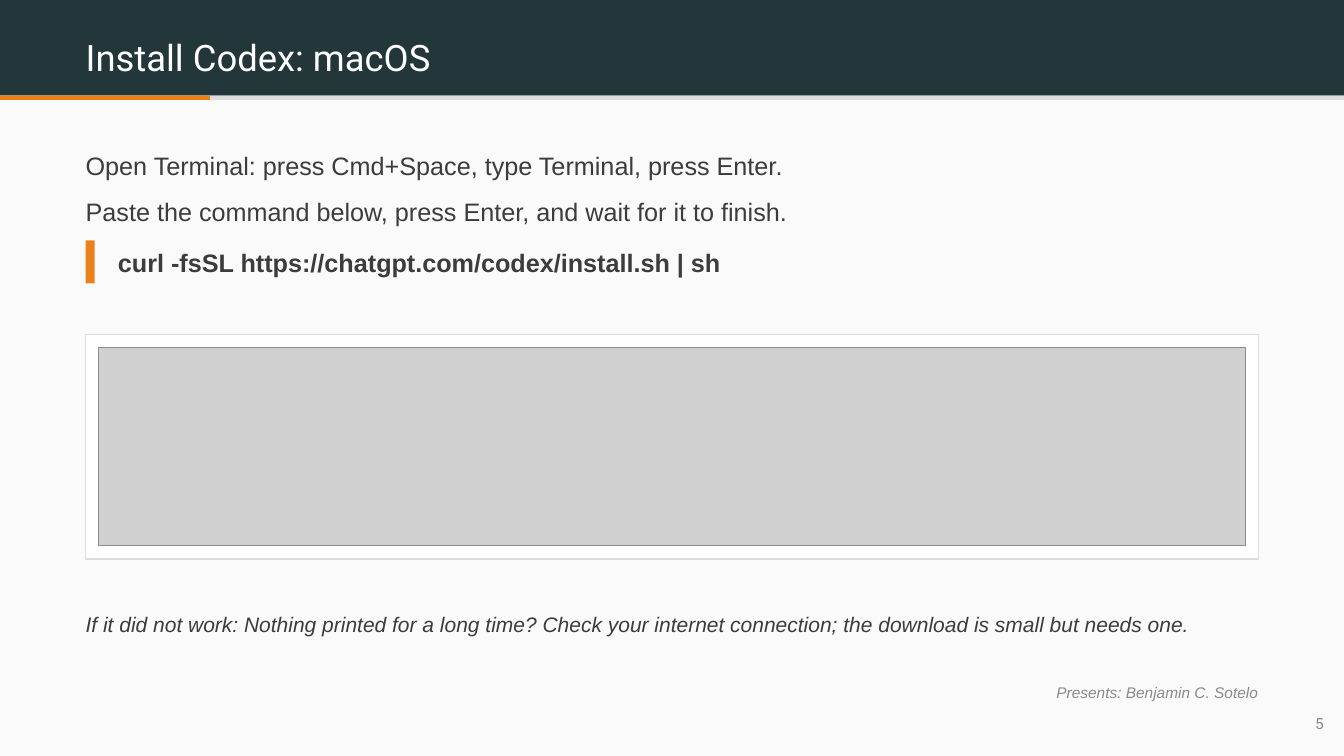
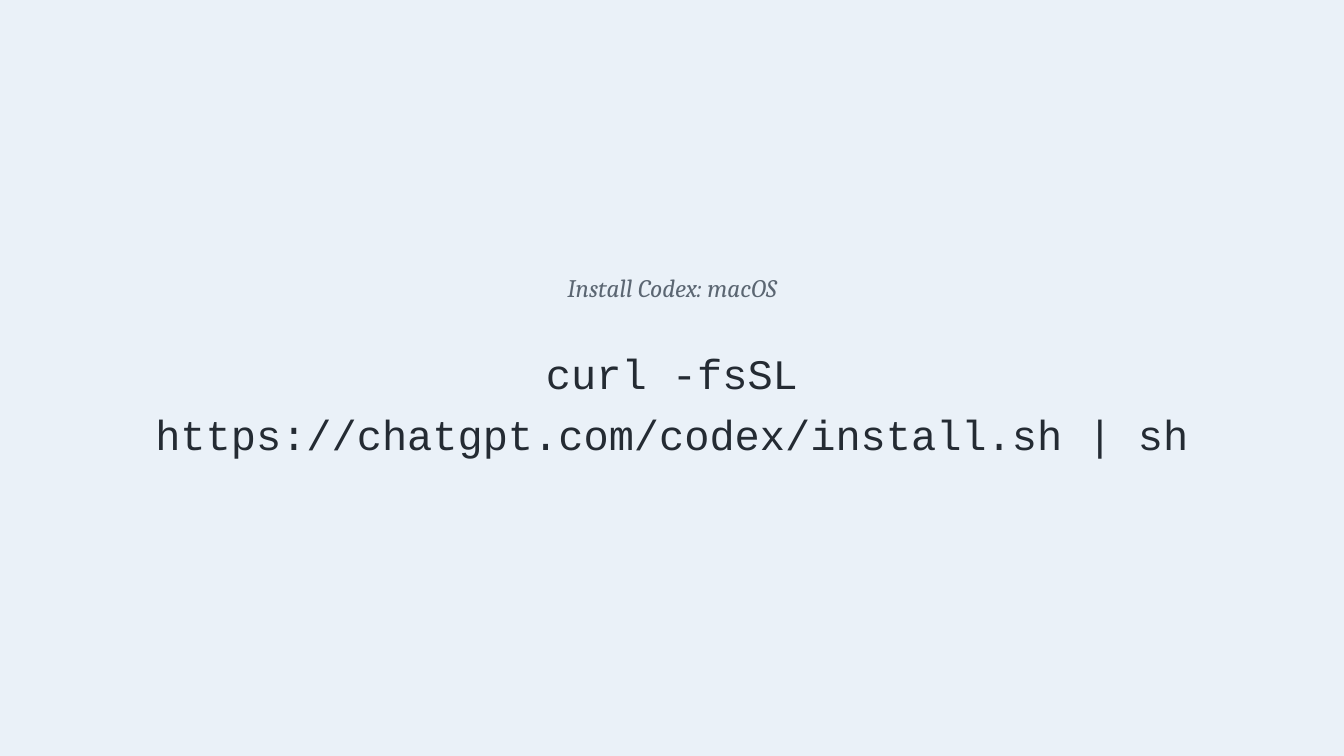
Before and after one commit to benjiesotelo-sudo/Telos_FIN1209, a slide deck: slide 5 of special-lecture/FIN1209-Special-Lecture-1-Setup.pptx. Drawn at 1344x756 pixels with LibreOffice and Linux fonts; fonts in the diff are those of the drawing; grey boxes stand for pictures. Boxes give left, top, right and bottom in pixels: in the first picture for what was removed or moved away, otherwise in the second. Text is boxed around its words. In the diff, an @@ line names an element or a change of style, - is before the commit and + after.

```diff
--- a/special-lecture/FIN1209-Special-Lecture-1-Setup.pptx
+++ b/special-lecture/FIN1209-Special-Lecture-1-Setup.pptx
@@ rectangle at (0,0,1344,756): fill #FAFAFA to #EAF1F8 @@
@@ rectangle removed at (0,0,1344,96) @@
@@ rectangle removed at (0,96,1344,100) @@
@@ rectangle removed at (0,96,210,100) @@
@@ text removed at (86,156,787,227) @@
-Open Terminal: press Cmd+Space, type Terminal, press Enter.
-Paste the command below, press Enter, and wait for it to finish.
@@ rectangle removed at (86,240,95,283) @@
@@ text "Install Codex: macOS": place and size @@
-text "Install Codex: macOS" at (86,43,430,72)
+text "Install Codex: macOS" at (567,279,776,297)
@@ text "Install Codex: macOS" at (567,279,776,297): size 26 to 18 pt, font Roboto to Cambria, text colour #FFFFFF to #5B6672, italic on; alignment left to centre; line spacing 1.05 to 1; vertical alignment middle to top @@
@@ rectangle removed at (86,335,1258,559) @@
@@ picture removed at (99,348,1245,545) @@
@@ text "curl -fsSL https://chatgpt.com/codex/install.sh | sh": place and size @@
-text "curl -fsSL https://chatgpt.com/codex/install.sh | sh" at (118,253,720,277)
+text "curl -fsSL https://chatgpt.com/codex/install.sh | sh" at (155,359,1188,459)
@@ text "curl -fsSL https://chatgpt.com/codex/install.sh | sh" at (155,359,1188,459): size 18 to 30 pt, font Arial to Courier New, text colour #3C3C3C to #242B33, bold off; alignment left to centre; line spacing 1.12 to 1.2 @@
@@ text removed at (86,616,1189,636) @@
-If it did not work: Nothing printed for a long time? Check your internet connection; the download is small but needs one.
@@ text removed at (1056,687,1258,701) @@
-Presents: Benjamin C. Sotelo
@@ text removed at (1315,718,1324,729) @@
-5
```
Also in this commit, not shown: 6 other slides changed, 6 slides added, 25 slides removed, 4 other files.
